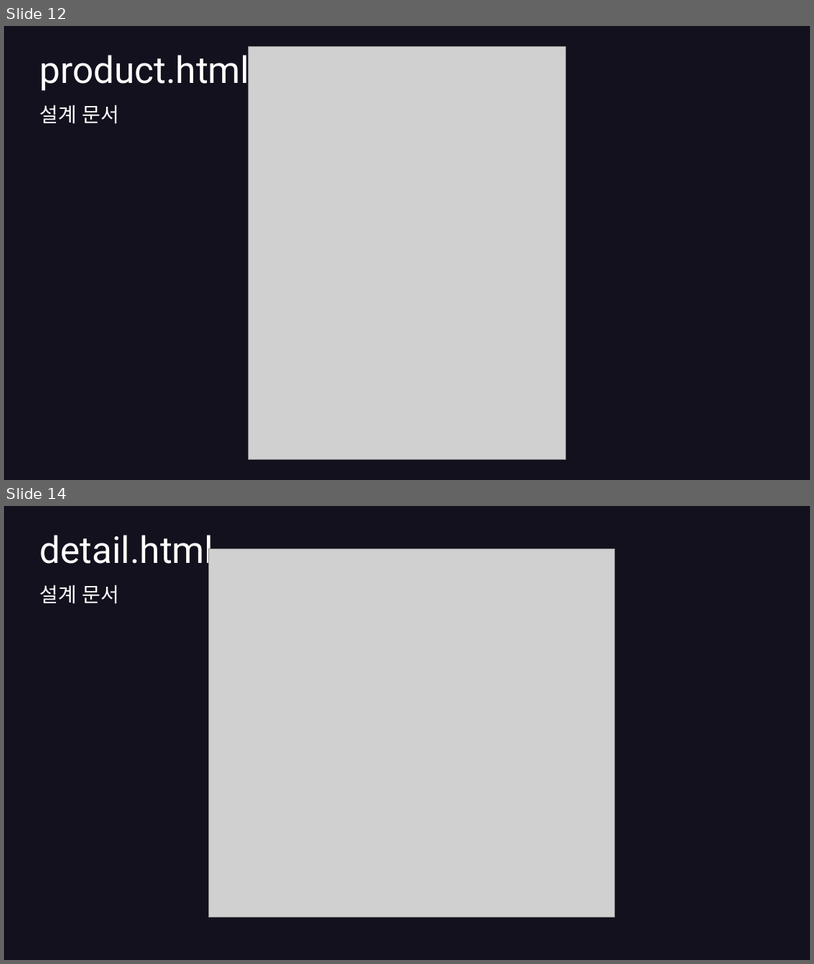
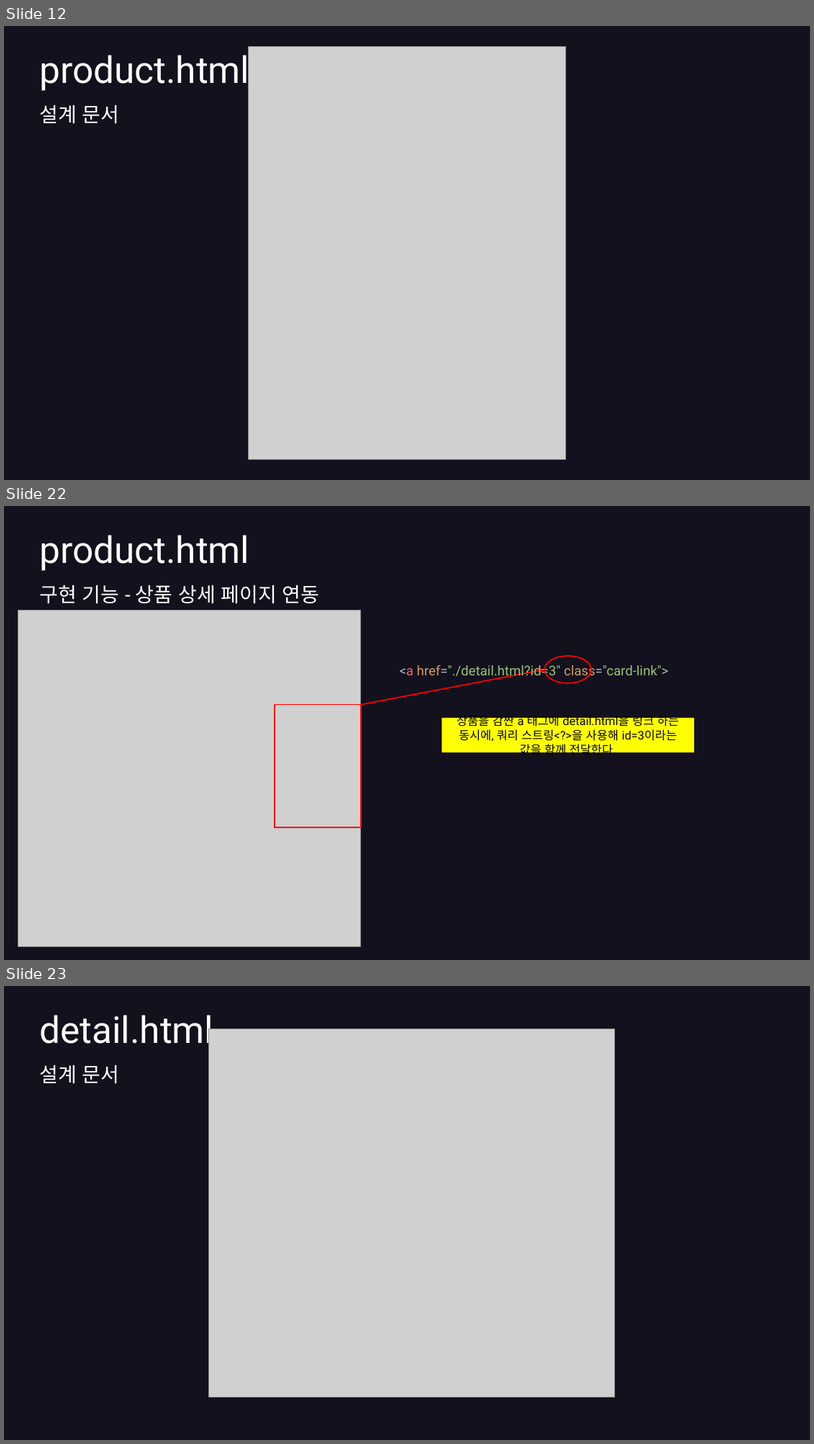
Before and after one commit to hyunkyumlee/FrontProject, a slide deck: 발표 자료/푸마_발표ppt.pptx. Shown one above the other, each under a label of ours: slides 12 and 14 before the commit, slides 12, 22 and 23 after it; the slides between them are not shown. The pictures are 814x964 and 814x1444 pixels, drawn with LibreOffice and Linux fonts; fonts in the diff are those of the drawing; grey boxes stand for pictures. Boxes give left, top, right and bottom in pixels: in the first picture for what was removed or moved away, otherwise in the second. Text is boxed around its words. In the diff, an @@ line names an element or a change of style, - is before the commit and + after.

```diff
--- a/발표 자료/푸마_발표ppt.pptx
+++ b/발표 자료/푸마_발표ppt.pptx
@@ slide 22 added at (x1=4, y1=506, x2=810, y2=960), background #13111D @@
@@ title added at (x1=40, y1=535, x2=250, y2=571), 44 pt, text #FFFFFF @@
+product.html
@@ text added at (x1=40, y1=585, x2=320, y2=604), 24 pt, text #FFFFFF @@
+구현 기능 - 상품 상세 페이지 연동
@@ picture added at (x1=18, y1=610, x2=362, y2=947) @@
@@ ellipse added at (x1=545, y1=656, x2=592, y2=683), outline #FF0000 1.5 pt @@
@@ arrow added from (361, 705) to (545, 669), #FF0000 1.5 pt @@
@@ text added at (x1=400, y1=663, x2=669, y2=680), 16 pt, text #98C379 @@
+<a href="./detail.html?id=3" class="card-link">
@@ rectangle added at (x1=275, y1=705, x2=361, y2=827), outline #FF0000 1.5 pt @@
@@ rectangle added at (x1=442, y1=718, x2=694, y2=752), fill #FFFF00, 14 pt, text #000000 @@
+상품을 감싼 a 태그에 detail.html을 링크 하는 동시에, 쿼리 스트링<?>을 사용해 id=3이라는 값을 함께 전달한다.
@@ what was slide 14 is now slide 23 @@
```
Also in this commit, not shown: 2 slides changed, 8 other slides added, 1 other file.
